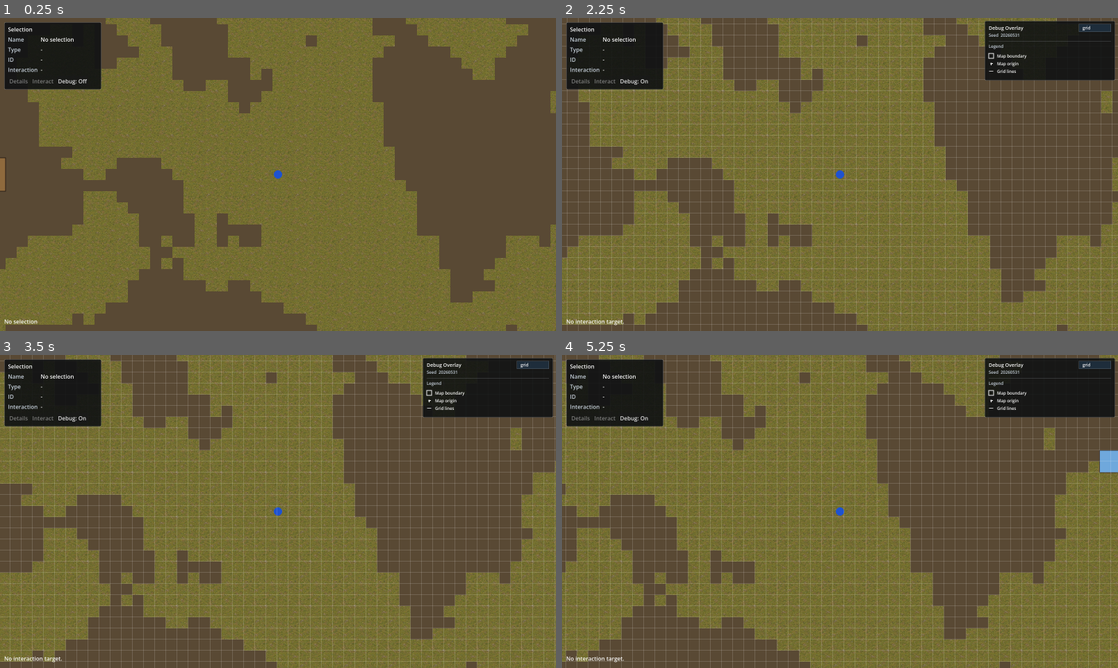
Above: before the commit, frames 1-4 (two rows, left to right).
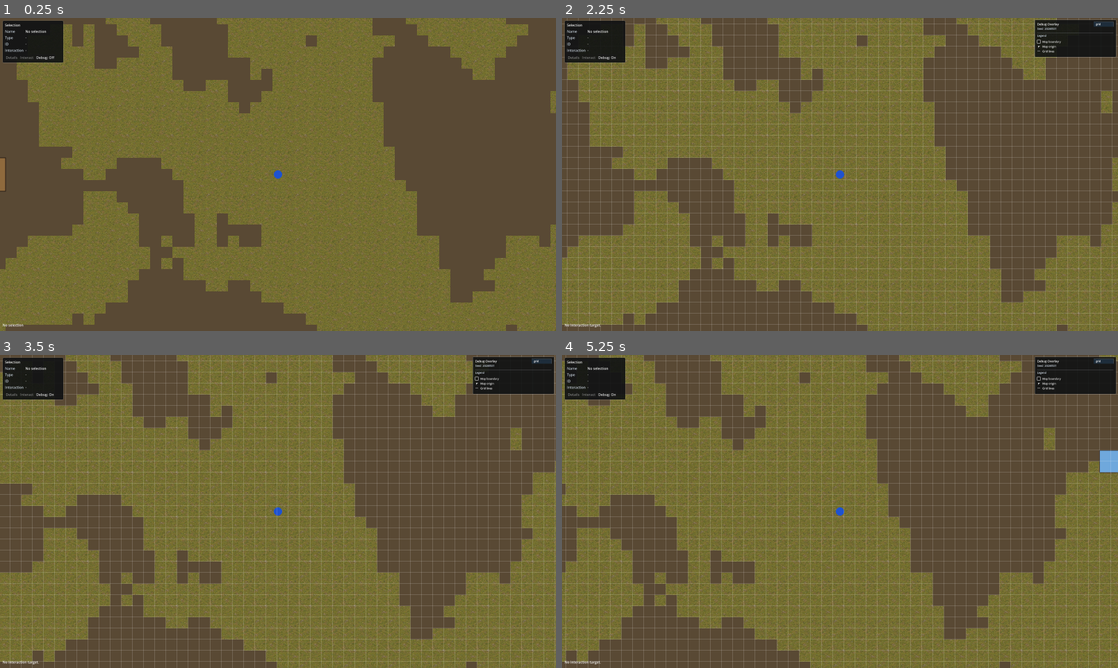
Above: after the commit, the same moments.

Repository: adunato/town-sim-godot
Game: Godot game, scene res://scenes/main.tscn
Two runs of this game, one before a commit and one after it. Both use one fixed random seed, a clock stepped at 60 frames per second and the inputs below.
Inputs (mouse positions are in pixels of both pictures, inside the frame that each line leads up to):
- Up to frame 1 (0.25 s): no input
- Up to frame 2 (2.25 s): click "Debug: Off" at 0.5 s; click "Debug: On" at 1.25 s; tap Enter at 2 s; move the mouse to (962, 158) at 2.02 s; hold D (move_right) from 2.03 s (still down); hold Right mouse button (interact_entity) from 2.03 s (still down); click (962, 158) at 2.17 s
- Up to frame 3 (3.5 s): release D (move_right) at 2.75 s; release Right mouse button (interact_entity) at 2.75 s; drag from (166, 527) to (250, 574) at 2.77 s
- Up to frame 4 (5.25 s): tap Space at 3.5 s; move the mouse to (895, 442) at 3.52 s; hold D (move_right) 3.53-4.25 s; hold Right mouse button (interact_entity) 3.53-4.25 s; drag from (812, 574) to (673, 464) at 4.27 s; tap Enter at 5 s; move the mouse to (1006, 558) at 5.02 s; hold A (move_left) from 5.03 s (still down); hold Right mouse button (interact_entity) from 5.03 s (still down)

The runs differ from the first frame. In frame 1, 2.8% of the frame differs, in the area x 0-19%, y 0-99%; in frame 2, 6.1%; in frame 3, 6.1%, in the area x 0-100%, y 0-99%; in frame 4, 6.1%.

Commit message:
chore: expand embedded game viewport

Diff:
--- a/project.godot
+++ b/project.godot
@@ -25,8 +25,8 @@
 
 [display]
 
-window/size/viewport_width=1600
-window/size/viewport_height=900
+window/size/viewport_width=2560
+window/size/viewport_height=1440
 
 [input]
 
--- a/scenes/player/player.tscn
+++ b/scenes/player/player.tscn
@@ -15,3 +15,4 @@
 
 [node name="PlayerCamera" type="Camera2D" parent="."]
 script = ExtResource("2_7e8ur")
+initial_zoom = Vector2(1.6, 1.6)
